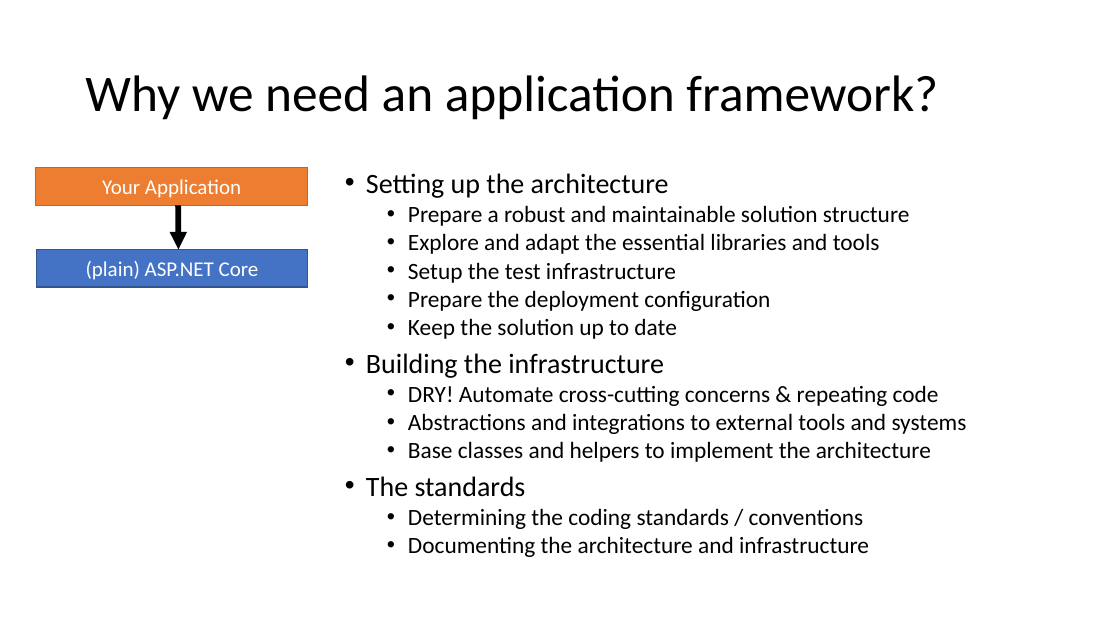
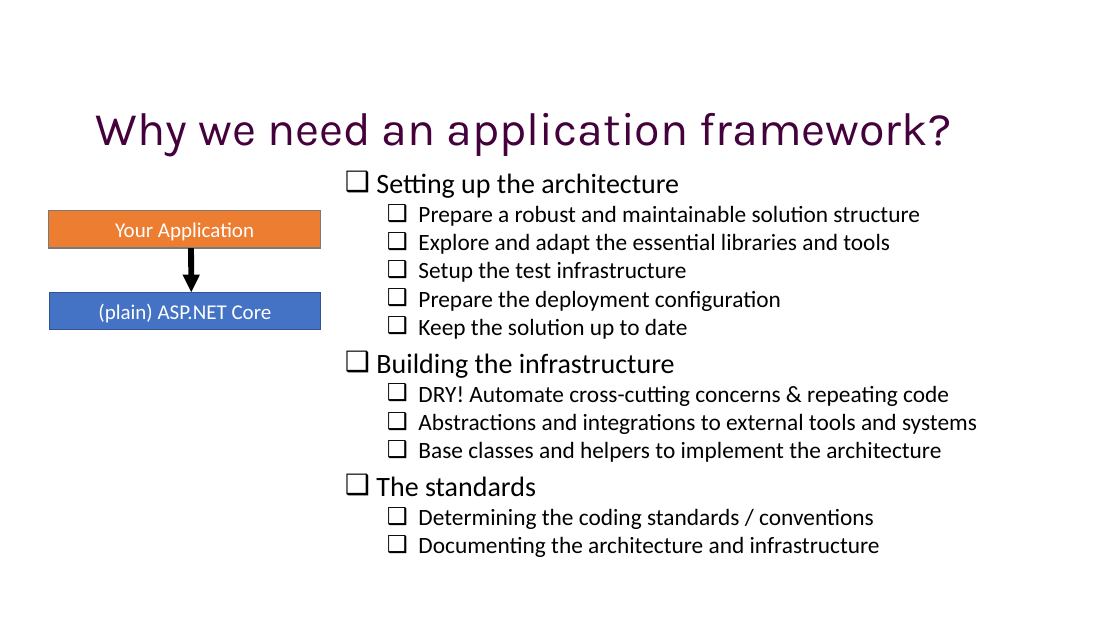
Before and after one commit to hikalkan/presentations, a slide deck: slide 3 of 2022-09-22 Dotnet Community Standup/ABP-Framework.pptx (slide 2 before the commit). Drawn at 1120x630 pixels with LibreOffice and Linux fonts; fonts in the diff are those of the drawing; background and template pictures are left out. Boxes give left, top, right and bottom in pixels: in the first picture for what was removed or moved away, otherwise in the second. Text is boxed around its words. In the diff, an @@ line names an element or a change of style, - is before the commit and + after.

Commit message:
Apply presentation styles

```diff
--- a/2022-09-22 Dotnet Community Standup/ABP-Framework.pptx
+++ b/2022-09-22 Dotnet Community Standup/ABP-Framework.pptx
@@ title "Why we need an application ...": place and size @@
-title "Why we need an application ..." at box(85, 75, 938, 120)
+title "Why we need an application ..." at box(96, 113, 952, 156)
@@ title "Why we need an application ..." at box(96, 113, 952, 156): size 44 to 40 pt, font Calibri to Karla, text colour #000000 to #44013C @@
@@ text "Setting up the architecture" at box(376, 173, 977, 557): bullet • to ❑ @@
@@ rectangle "Your Application": place and size @@
-rectangle "Your Application" at box(36, 168, 308, 206)
+rectangle "Your Application" at box(49, 211, 321, 249)
@@ arrow moved from (178, 205) - (178, 250) to (191, 248) - (192, 292) @@
@@ rectangle "(plain) ASP.NET Core": place and size @@
-rectangle "(plain) ASP.NET Core" at box(36, 250, 308, 287)
+rectangle "(plain) ASP.NET Core" at box(50, 292, 321, 330)
```
Also in this commit, not shown: 6 other slides changed, 19 slides added, 1 slide removed, 2 other files.
